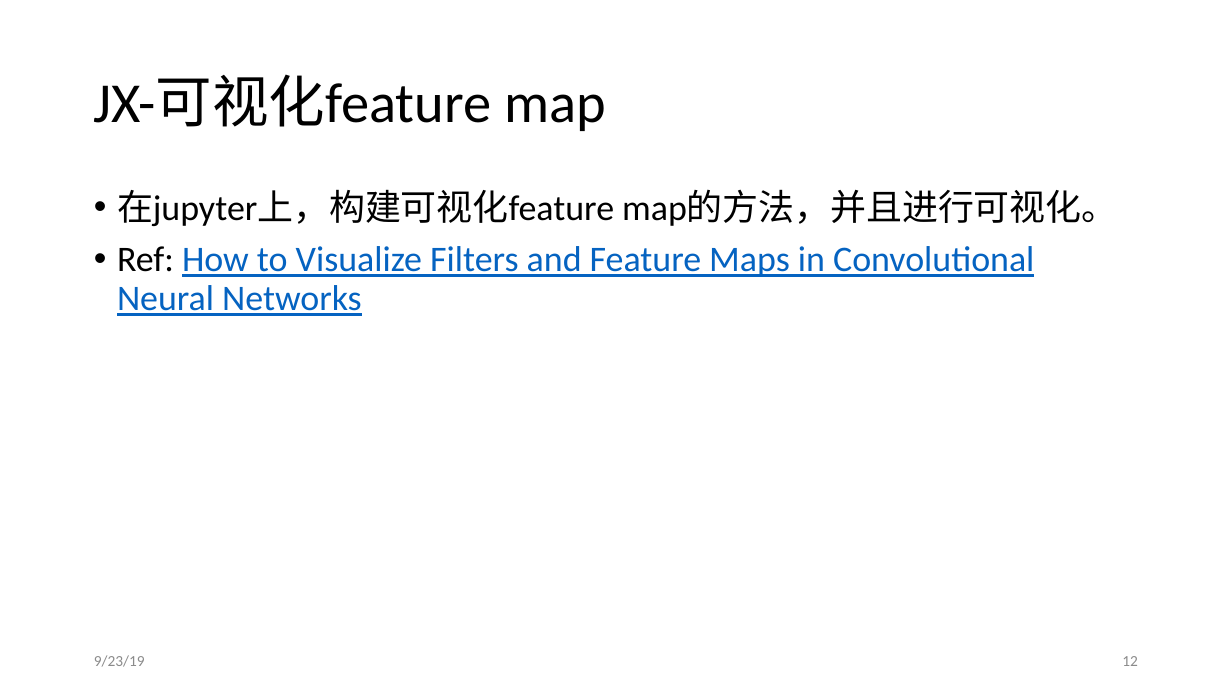
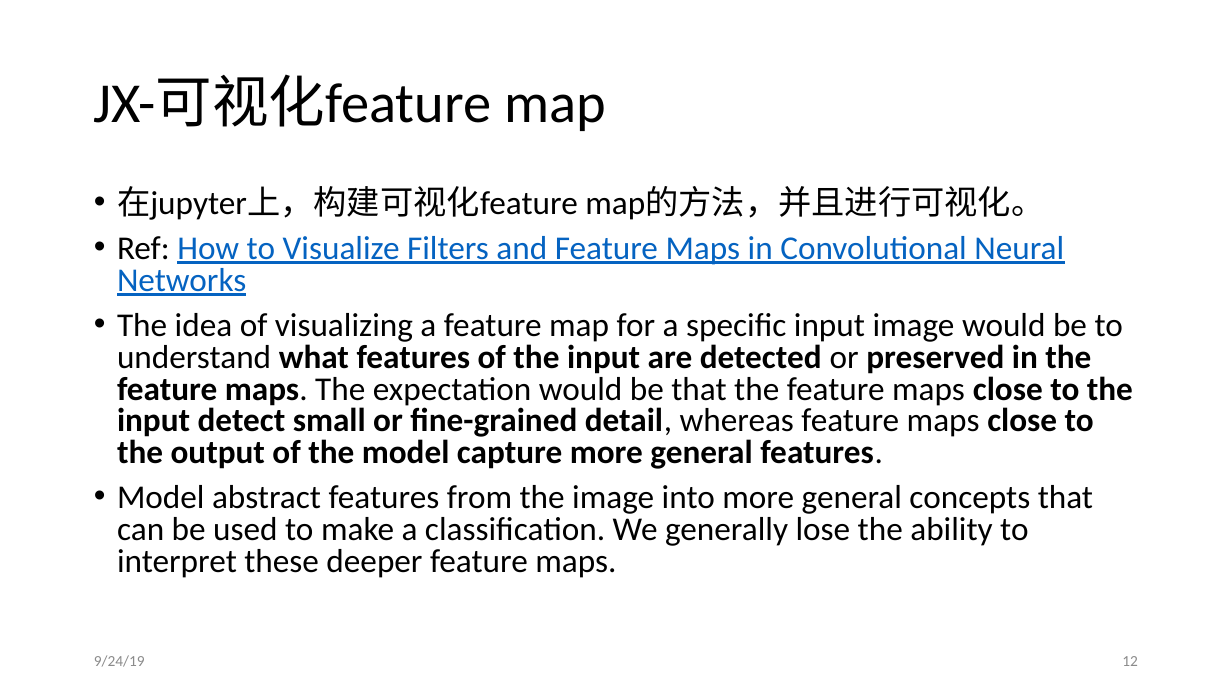
Before and after one commit to JiaxinZhuang/Interpretation, a slide deck: slide 12 of ppt/Interpretation-9-20.pptx. Drawn at 1232x693 pixels with LibreOffice and Linux fonts; fonts in the diff are those of the drawing. Boxes give left, top, right and bottom in pixels: in the first picture for what was removed or moved away, otherwise in the second. Text is boxed around its words. In the diff, an @@ line names an element or a change of style, - is before the commit and + after.

Commit message:
add visualize feature map

```diff
--- a/ppt/Interpretation-9-20.pptx
+++ b/ppt/Interpretation-9-20.pptx
@@ text at bbox=[117, 186, 1064, 296]: size 28 to 25.9 pt in "在jupyter上，构建可视化feature map的方法，并且进行可视化。", "Ref: How to Visualize Filters and Feature ..."; line spacing 0.9 to 0.8 @@
@@ text at bbox=[117, 313, 1133, 578]: paragraphs added @@
+• The idea of visualizing a feature map for a specific input image would be to understand what features of the input are detected or preserved in the feature maps. The expectation would be that the feature maps close to the input detect small or fine-grained detail, whereas feature maps close to the output of the model capture more general features.
+• Model abstract features from the image into more general concepts that can be used to make a classification. We generally lose the ability to interpret these deeper feature maps.
@@ text at bbox=[94, 655, 145, 667]: text changed @@
-9/23/19
+9/24/19
```
Also in this commit, not shown: 12 other slides changed, 6 slides added, 6 other files.
